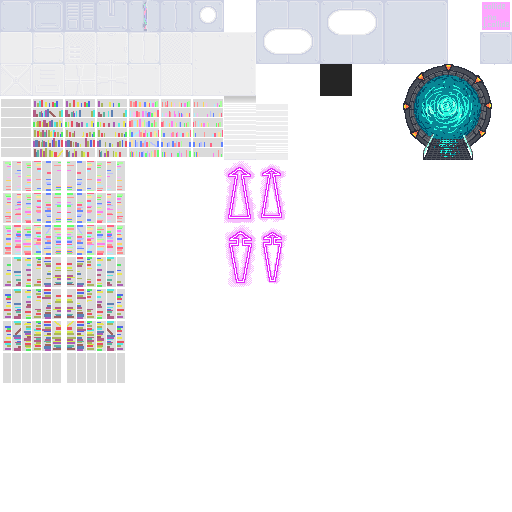
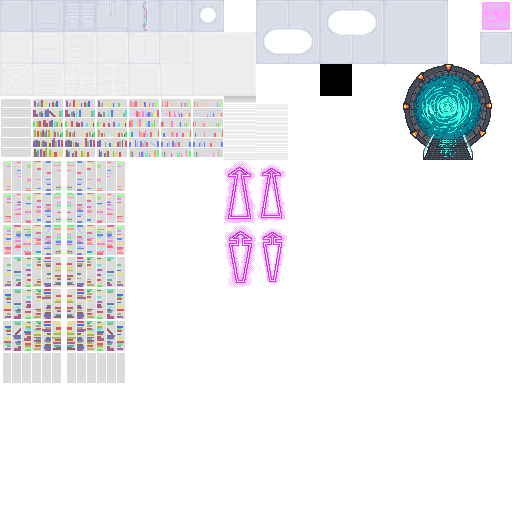
Revision of a layered 512px x 512px image; what changed, layer by layer:
painted on "root Merged" over 320, 64, 352, 96
